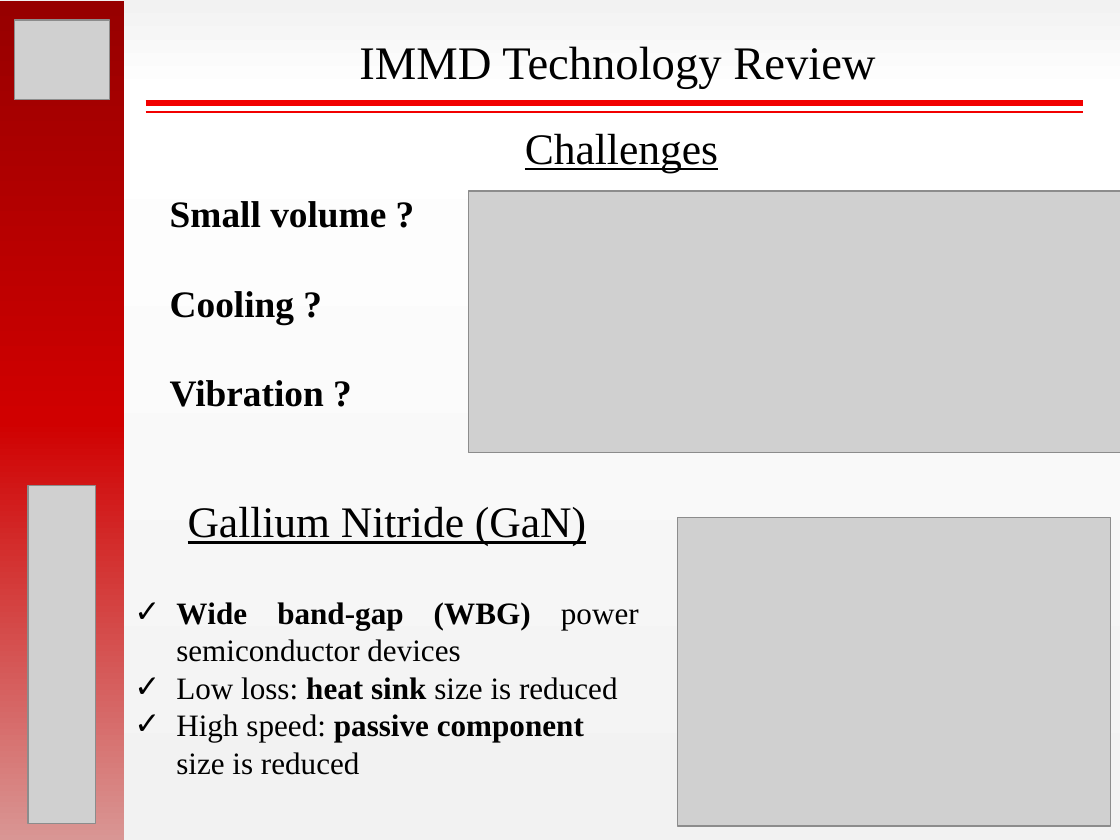
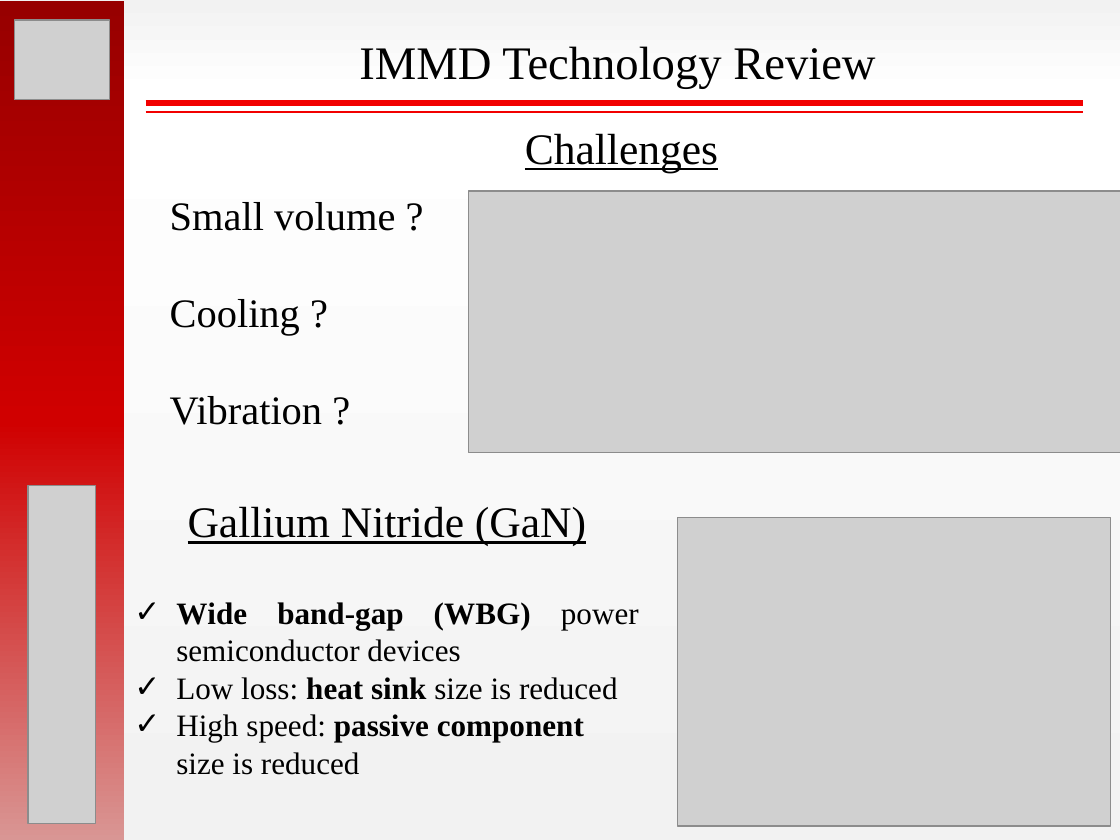
Before and after one commit to hakanpolat/IMMD, a slide deck: slide 5 of ISIE 2017/sunum/ISIE2017_OralPres_Mesut_Uğur.pptx. Drawn at 1120x840 pixels with LibreOffice and Linux fonts; fonts in the diff are those of the drawing; grey boxes stand for pictures. Boxes give left, top, right and bottom in pixels: in the first picture for what was removed or moved away, otherwise in the second. Text is boxed around its words. In the diff, an @@ line names an element or a change of style, - is before the commit and + after.

```diff
--- a/ISIE 2017/sunum/ISIE2017_OralPres_Mesut_Uğur.pptx
+++ b/ISIE 2017/sunum/ISIE2017_OralPres_Mesut_Uğur.pptx
@@ text "Small volume ?" at bbox=[170, 202, 395, 425]: size 24 to 26 pt, bold off @@
```
Also in this commit, not shown: 5 other slides changed, 3 slides added, 2 slides removed.
